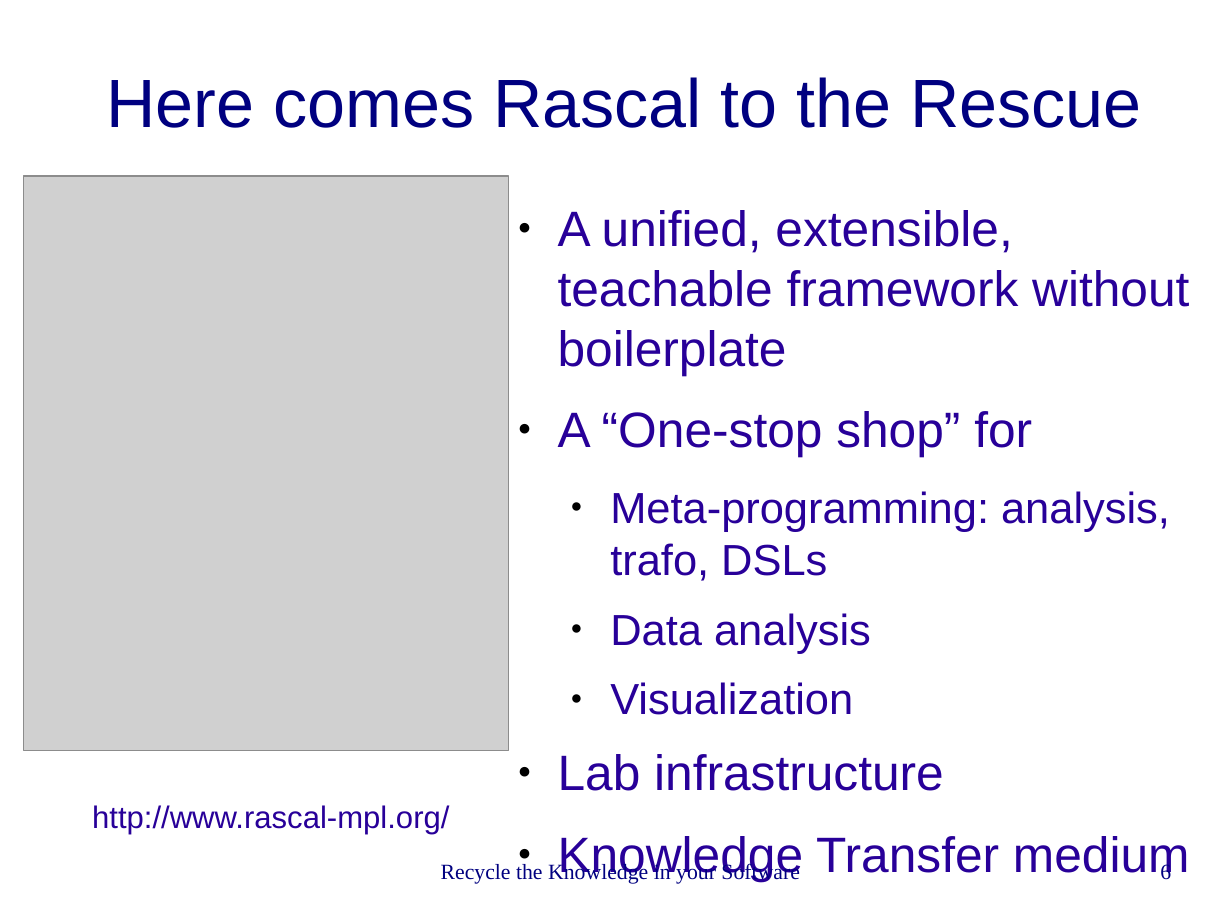
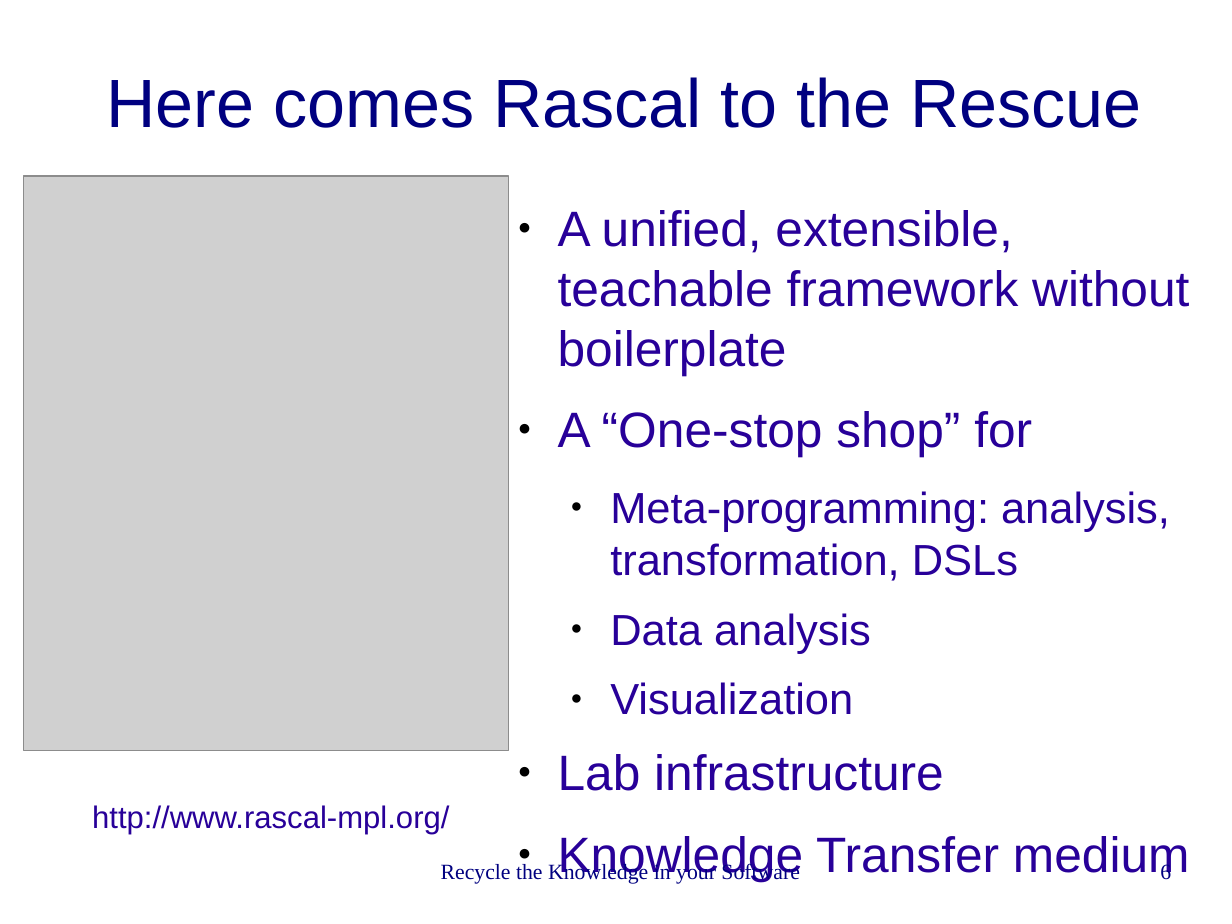
Before and after one commit to cwi-swat/rascal-course-pldi-2015, a slide deck: slide 6 of presentations/Rascal-overview.odp. Drawn at 1232x924 pixels with LibreOffice and Linux fonts; fonts in the diff are those of the drawing; grey boxes stand for pictures. Boxes give left, top, right and bottom in pixels: in the first picture for what was removed or moved away, otherwise in the second. Text is boxed around its words. In the diff, an @@ line names an element or a change of style, - is before the commit and + after.

```diff
--- a/presentations/Rascal-overview.odp
+++ b/presentations/Rascal-overview.odp
@@ text at bbox=[610, 491, 1170, 581]: text changed @@
-  ● Meta-programming: analysis, trafo, DSLs
+  ● Meta-programming: analysis, transformation, DSLs
```
Also in this commit, not shown: 1 other slide changed.
